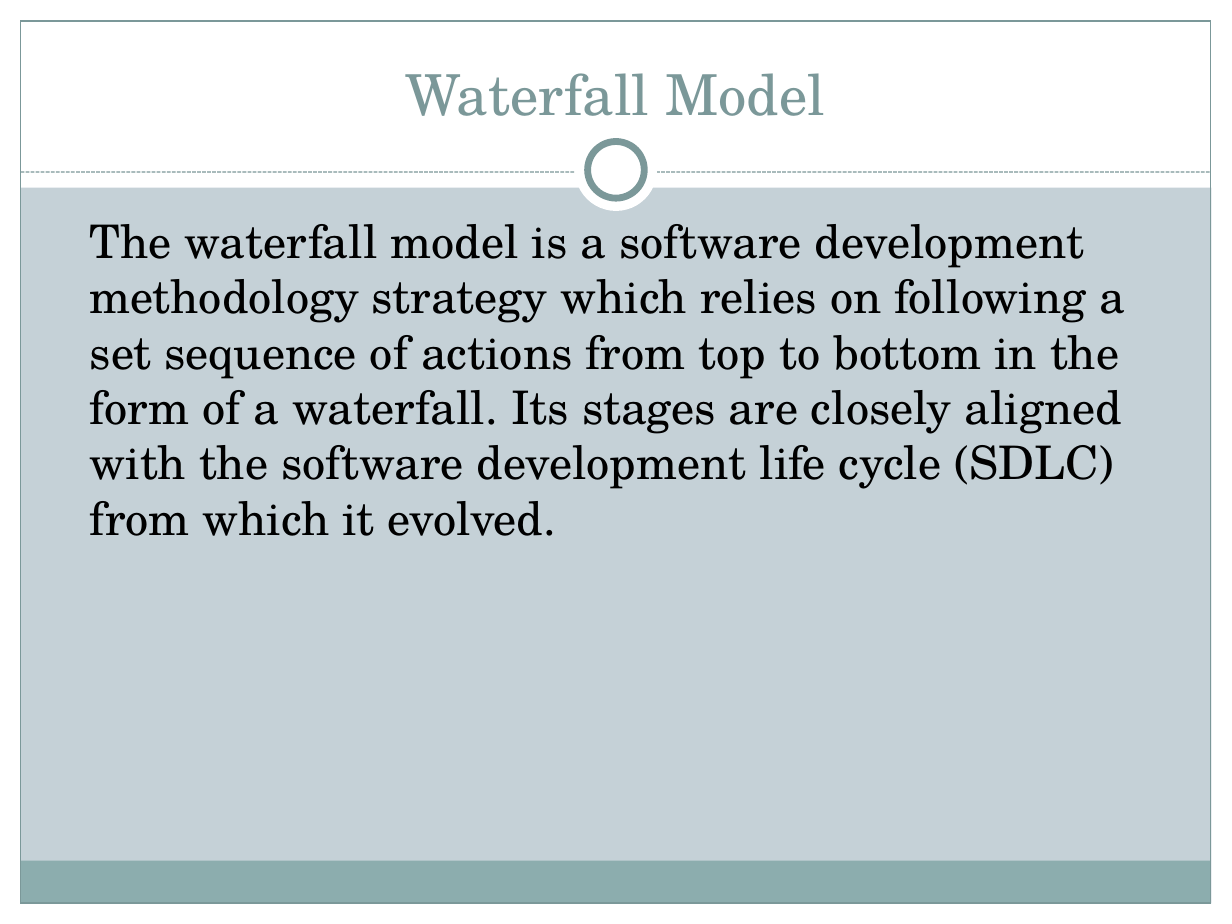
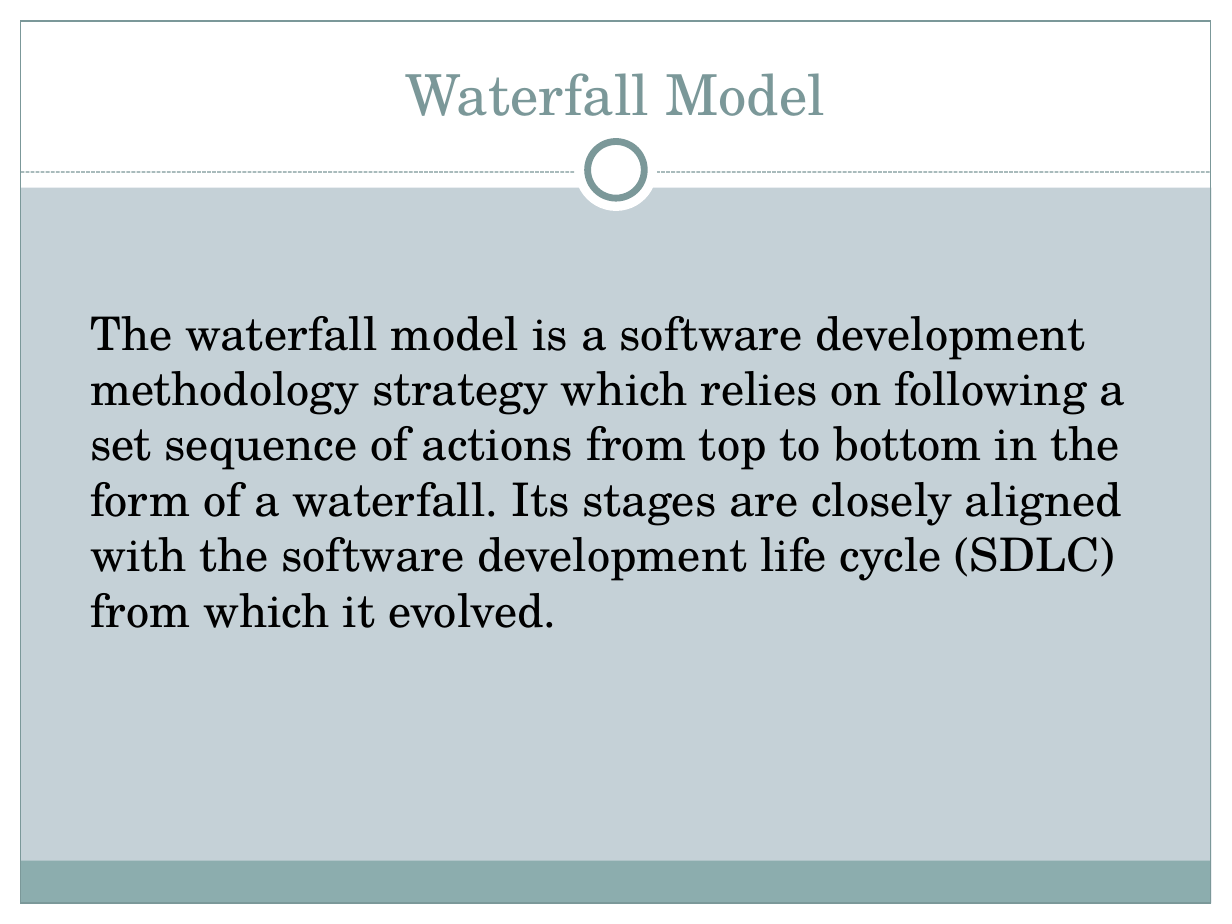
Before and after one commit to Bsccs/tutorial-site, a slide deck: slide 5 of documentation/project.pptx. Drawn at 1232x924 pixels with LibreOffice and Linux fonts; fonts in the diff are those of the drawing. Boxes give left, top, right and bottom in pixels: in the first picture for what was removed or moved away, otherwise in the second. Text is boxed around its words. In the diff, an @@ line names an element or a change of style, - is before the commit and + after.

```diff
--- a/documentation/project.pptx
+++ b/documentation/project.pptx
@@ text "The waterfall model is a ...": place and size @@
-text "The waterfall model is a ..." at [90,224,1125,536]
+text "The waterfall model is a ..." at [90,316,1126,628]
```
Also in this commit, not shown: 4 other slides changed, 2 other files.
